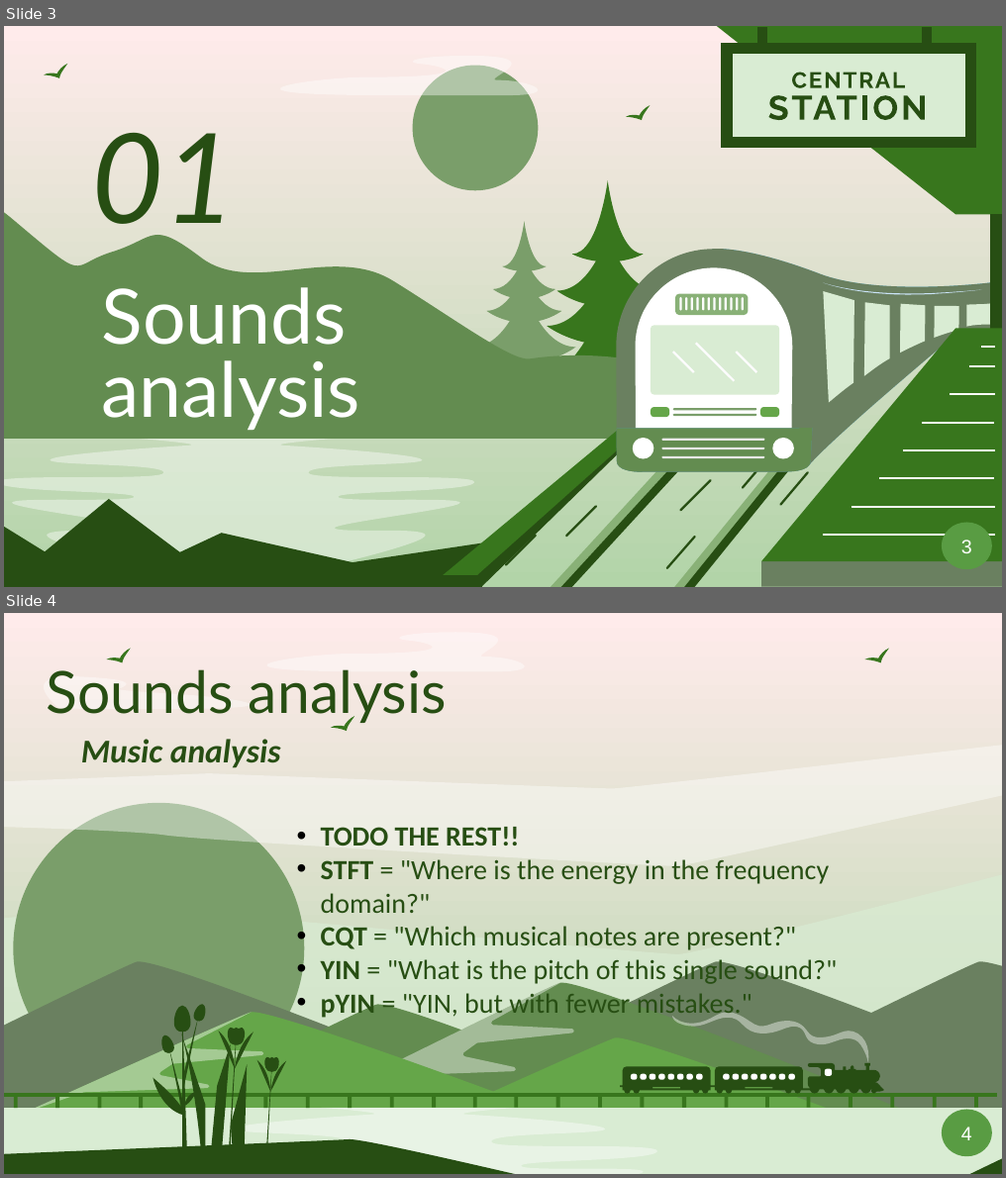
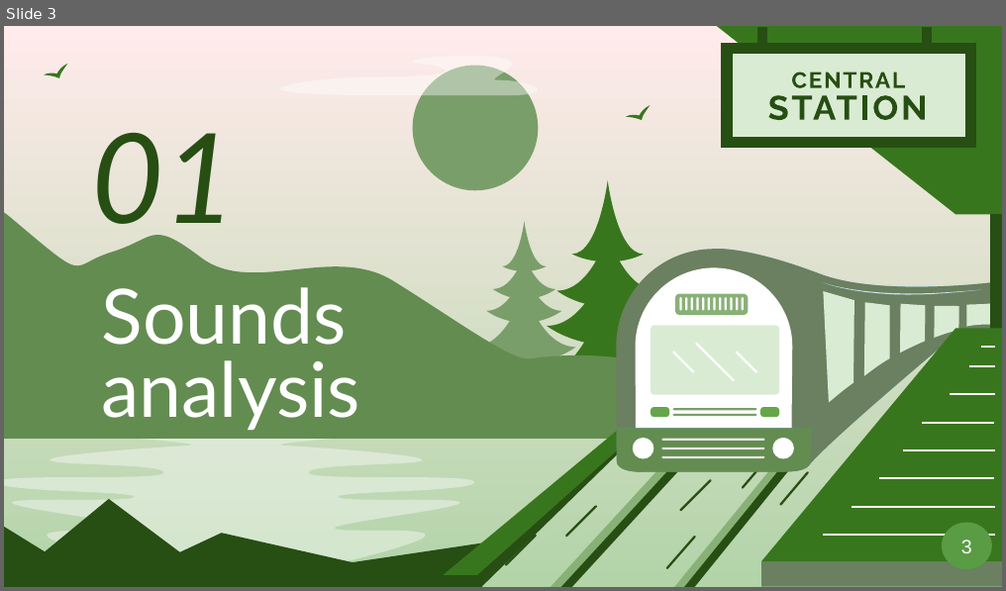
Before and after one commit to Smoother19/MusicAnimation, a slide deck: docs/presentation/PresAlpha.pptx. Shown one above the other, each under a label of ours: slides 3 and 4 before the commit, slide 3 after it. The pictures are 1006x1178 and 1006x591 pixels, drawn with LibreOffice and Linux fonts; fonts in the diff are those of the drawing. Boxes give left, top, right and bottom in pixels: in the first picture for what was removed or moved away, otherwise in the second. Text is boxed around its words. In the diff, an @@ line names an element or a change of style, - is before the commit and + after.

```diff
--- a/docs/presentation/PresAlpha.pptx
+++ b/docs/presentation/PresAlpha.pptx
@@ slide 4 removed at [4, 613, 1002, 1174], background gradient #FFEBEB to #B2D4A8 @@
@@ freeform shape removed at [176, 632, 548, 671] @@
@@ title removed at [47, 669, 447, 724] @@
-Sounds analysis
@@ freeform shape removed at [107, 644, 135, 669] @@
@@ freeform shape removed at [865, 644, 893, 669] @@
@@ freeform shape removed at [18, 676, 264, 709] @@
@@ freeform shape removed at [330, 712, 358, 739] @@
@@ freeform shape removed at [4, 745, 1002, 866] @@
@@ text removed at [81, 739, 281, 768] @@
-Music analysis
@@ freeform shape removed at [13, 803, 304, 1094] @@
@@ text removed at [321, 827, 837, 1019] @@
-• TODO THE REST!!
-• STFT = "Where is the energy in the frequency domain?"
-• CQT = "Which musical notes are present?"
-• YIN = "What is the pitch of this single sound?"
-• pYIN = "YIN, but with fewer mistakes."
@@ freeform shape removed at [4, 873, 1002, 1066] @@
@@ freeform shape removed at [4, 962, 558, 1120] @@
@@ freeform shape removed at [392, 962, 1002, 1120] @@
@@ freeform shape removed at [655, 962, 1002, 1120] @@
@@ freeform shape removed at [284, 983, 921, 1118] @@
@@ freeform shape removed at [319, 983, 574, 1101] @@
@@ freeform shape removed at [4, 1012, 590, 1128] @@
@@ freeform shape removed at [24, 1012, 264, 1113] @@
@@ freeform shape removed at [101, 1004, 738, 1139] @@
@@ group removed at [620, 1012, 884, 1094]: 19 freeform shapes @@
@@ freeform shape removed at [414, 1038, 878, 1128] @@
@@ freeform shape removed at [4, 1108, 1002, 1174] @@
@@ freeform shape removed at [176, 1108, 661, 1174] @@
@@ freeform shape removed at [942, 1110, 992, 1157] @@
-4
@@ group removed at [4, 1093, 997, 1108]: 26 rectangles @@
@@ freeform shape removed at [4, 1140, 1002, 1174] @@
@@ group removed at [152, 1004, 324, 1174]: 26 freeform shapes @@
```
Also in this commit, not shown: 14 slides changed, 4 slides added, 4 other slides removed.
